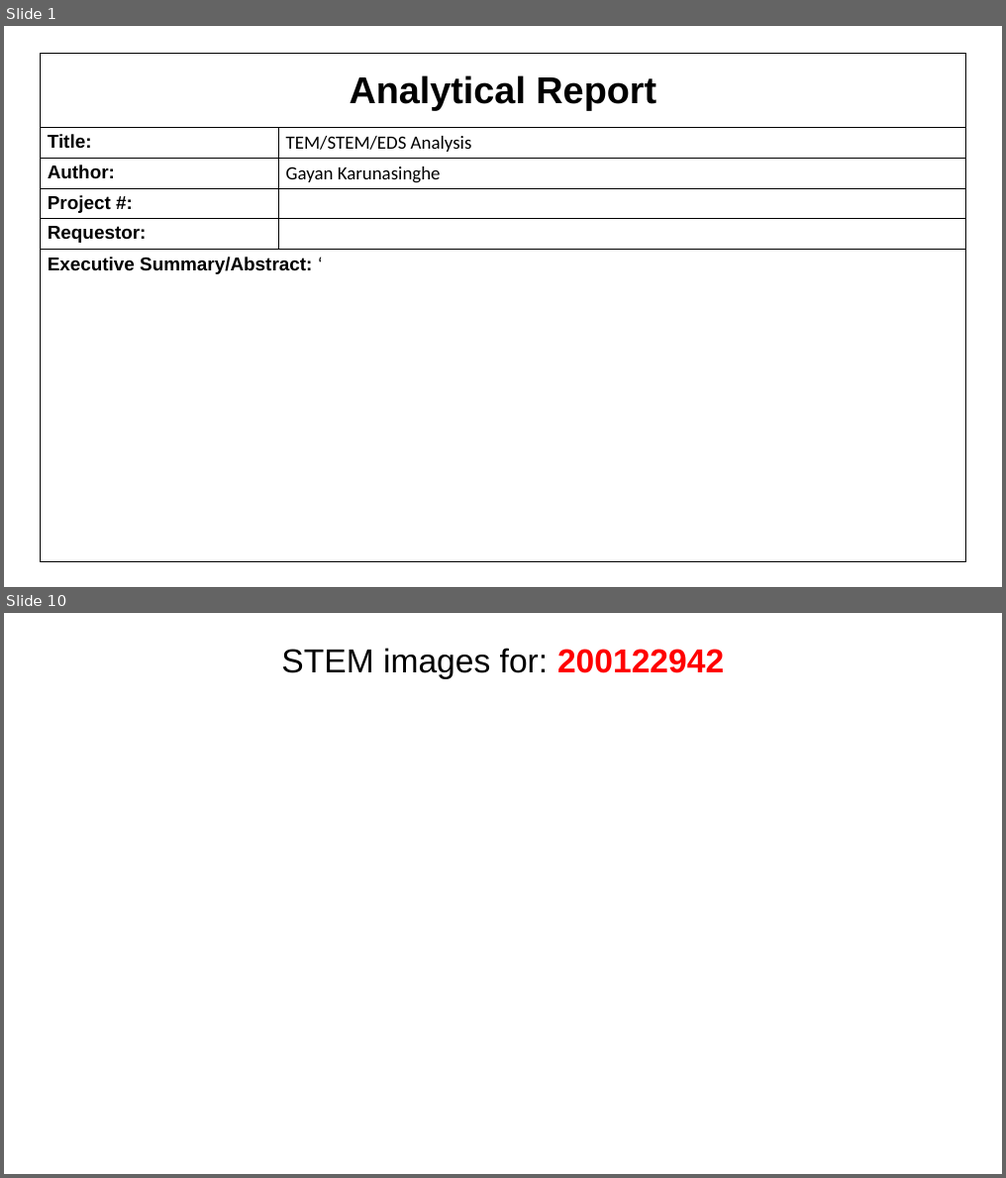
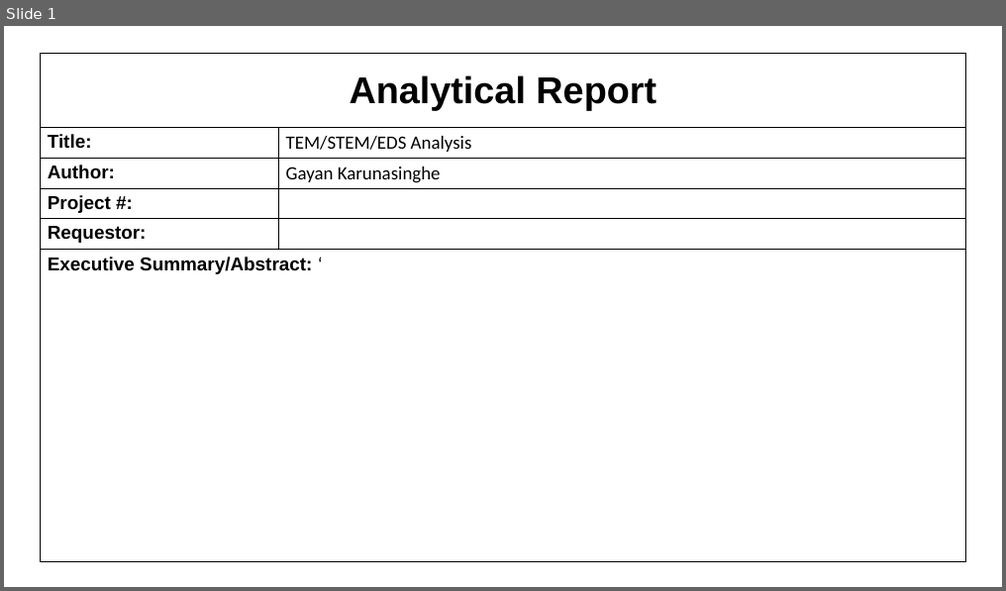
Before and after one commit to cvrl10/mini_project, a slide deck: 100040000/_100040000.pptx. Shown one above the other, each under a label of ours: slides 1 and 10 before the commit, slide 1 after it; the slides between them are not shown. The pictures are 1006x1178 and 1006x591 pixels, drawn with LibreOffice and Linux fonts; fonts in the diff are those of the drawing. Boxes give left, top, right and bottom in pixels: in the first picture for what was removed or moved away, otherwise in the second. Text is boxed around its words. In the diff, an @@ line names an element or a change of style, - is before the commit and + after.

```diff
--- a/100040000/_100040000.pptx
+++ b/100040000/_100040000.pptx
@@ slide 10 removed at (x1=4, y1=613, x2=1002, y2=1174), background #FFFFFF @@
@@ title removed at (x1=281, y1=648, x2=724, y2=679) @@
-STEM images for: 200122942
```
Also in this commit, not shown: 4 slides changed, 1 slide added, 5 other slides removed, 11 other files.
